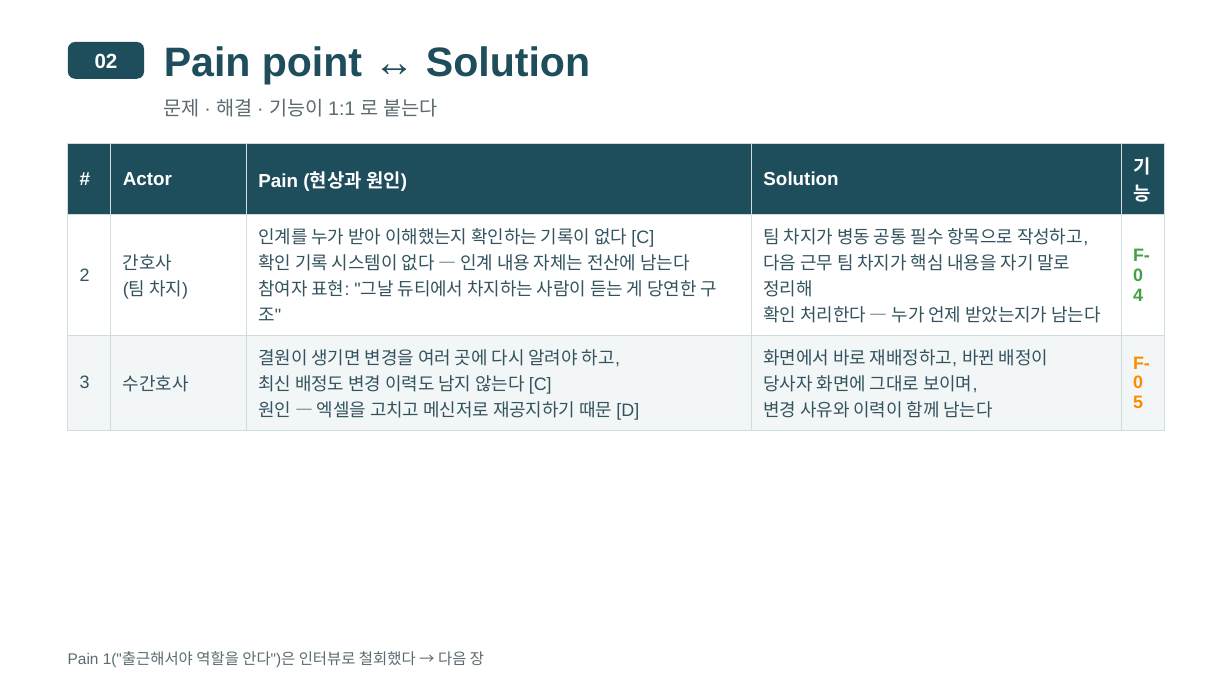
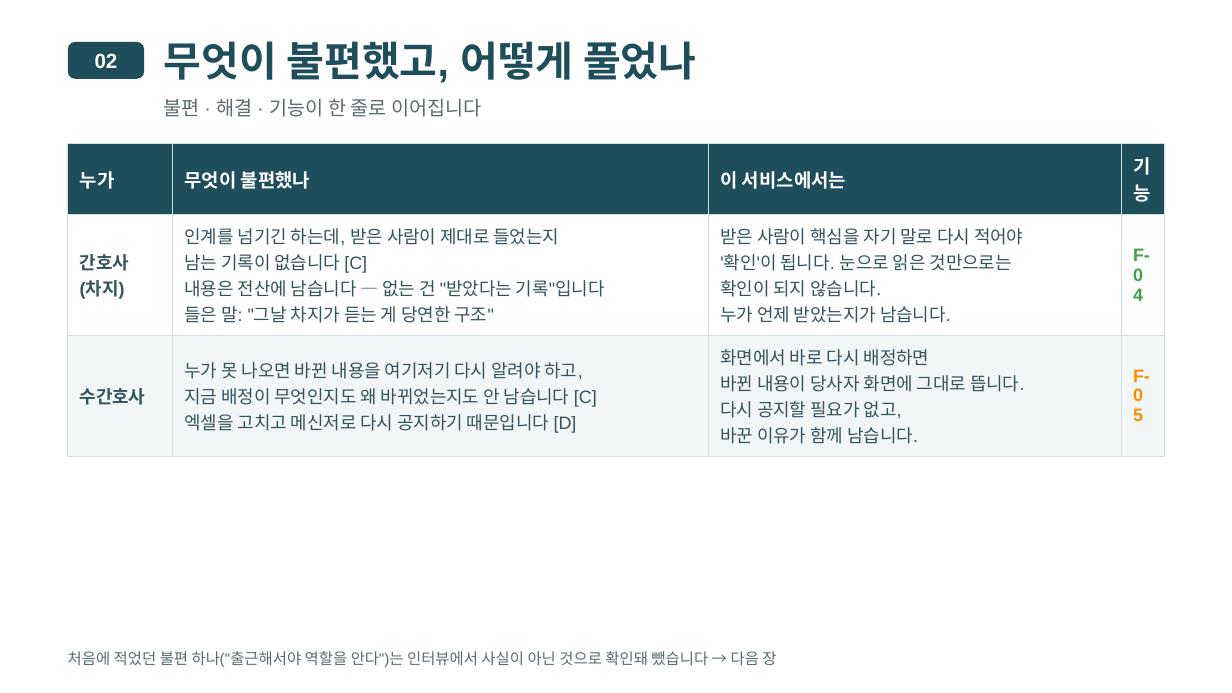
Before and after one commit to wodnjs2020136144/skala-webservice-mini, a slide deck: slide 7 of deliverables/10반_황재원_너와나의인계고리-개요.pptx (slide 6 before the commit). Drawn at 1232x693 pixels with LibreOffice and Linux fonts; fonts in the diff are those of the drawing. Boxes give left, top, right and bottom in pixels: in the first picture for what was removed or moved away, otherwise in the second. Text is boxed around its words. In the diff, an @@ line names an element or a change of style, - is before the commit and + after.

```diff
--- a/deliverables/10반_황재원_너와나의인계고리-개요.pptx
+++ b/deliverables/10반_황재원_너와나의인계고리-개요.pptx
@@ text at (164, 41, 696, 83): text changed @@
-Pain point ↔ Solution
+무엇이 불편했고, 어떻게 풀었나
@@ text at (164, 98, 482, 117): text changed @@
-문제 · 해결 · 기능이 1:1 로 붙는다
+불편 · 해결 · 기능이 한 줄로 이어집니다
@@ table at (68, 143, 1164, 448) @@
-column 1: # | 2 | 3
-column 2: Actor | 간호사 / (팀 차지) | 수간호사
-column 3: Pain (현상과 원인) | 인계를 누가 받아 이해했는지 확인하는 기록이 없다 [C] / 확인 기록 시스템이 없다 — 인계 내용 자체는 전산에 남는다 / 참여자 표현: "그날 듀티에서 차지하는 사람이 듣는 게 당연한 구조" | 결원이 생기면 변경을 여러 곳에 다시 알려야 하고, / 최신 배정도 변경 이력도 남지 않는다 [C] / 원인 — 엑셀을 고치고 메신저로 재공지하기 때문 [D]
-column 4: Solution | 팀 차지가 병동 공통 필수 항목으로 작성하고, / 다음 근무 팀 차지가 핵심 내용을 자기 말로 정리해 / 확인 처리한다 — 누가 언제 받았는지가 남는다 | 화면에서 바로 재배정하고, 바뀐 배정이 / 당사자 화면에 그대로 보이며, / 변경 사유와 이력이 함께 남는다
+column 1: 누가 | 간호사 / (차지) | 수간호사
+column 2: 무엇이 불편했나 | 인계를 넘기긴 하는데, 받은 사람이 제대로 들었는지 / 남는 기록이 없습니다 [C] / 내용은 전산에 남습니다 — 없는 건 "받았다는 기록"입니다 / 들은 말: "그날 차지가 듣는 게 당연한 구조" | 누가 못 나오면 바뀐 내용을 여기저기 다시 알려야 하고, / 지금 배정이 무엇인지도 왜 바뀌었는지도 안 남습니다 [C] / 엑셀을 고치고 메신저로 다시 공지하기 때문입니다 [D]
+column 3: 이 서비스에서는 | 받은 사람이 핵심을 자기 말로 다시 적어야 / '확인'이 됩니다. 눈으로 읽은 것만으로는 / 확인이 되지 않습니다. / 누가 언제 받았는지가 남습니다. | 화면에서 바로 다시 배정하면 / 바뀐 내용이 당사자 화면에 그대로 뜹니다. / 다시 공지할 필요가 없고, / 바꾼 이유가 함께 남습니다.
@@ text at (68, 651, 776, 667): text changed @@
-Pain 1("출근해서야 역할을 안다")은 인터뷰로 철회했다 → 다음 장
+처음에 적었던 불편 하나("출근해서야 역할을 안다")는 인터뷰에서 사실이 아닌 것으로 확인돼 뺐습니다 → 다음 장
```
Also in this commit, not shown: 23 other slides changed, 10 slides added, 4 slides removed, 29 other files.
